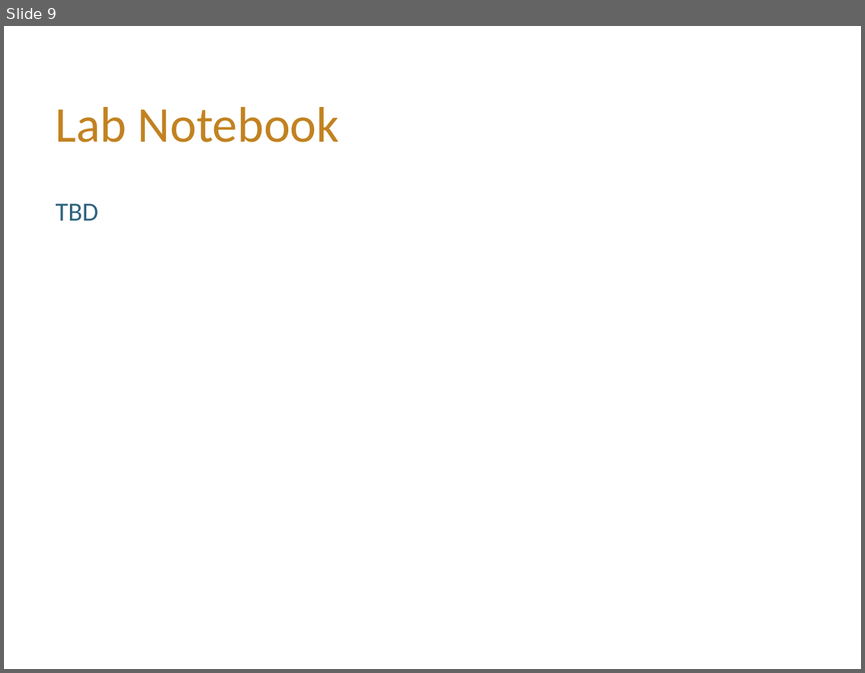
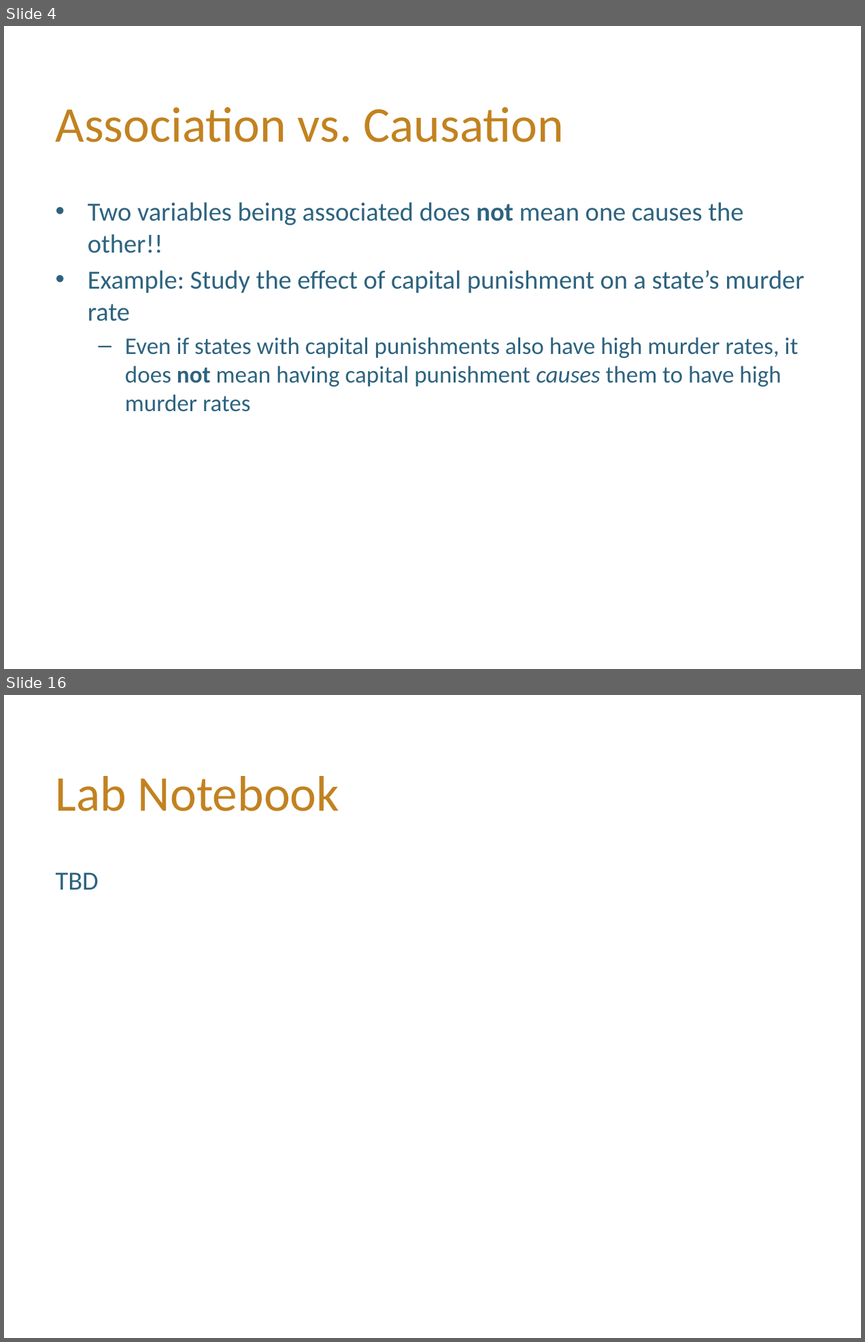
Before and after one commit to hLuo27/teaching, a slide deck: data8/lab2.pptx. Shown one above the other, each under a label of ours: slide 9 before the commit, slides 4 and 16 after it; the slides between them are not shown. The pictures are 865x673 and 865x1342 pixels, drawn with LibreOffice and Linux fonts; fonts in the diff are those of the drawing; background and template pictures are left out. Boxes give left, top, right and bottom in pixels: in the first picture for what was removed or moved away, otherwise in the second. Text is boxed around its words. In the diff, an @@ line names an element or a change of style, - is before the commit and + after.

```diff
--- a/data8/lab2.pptx
+++ b/data8/lab2.pptx
@@ slide 4 added at [4,26,861,669], background #FFFFFF @@
@@ title added at [56,107,564,142], 42 pt, text #C28220 @@
+Association vs. Causation
@@ text added at [88,202,804,412], 20 pt, text #2D637F @@
+• Two variables being associated does not mean one causes the other!!
+• Example: Study the effect of capital punishment on a state’s murder rate
+  – Even if states with capital punishments also have high murder rates, it does not mean having capital punishment causes them to have high murder rates
@@ what was slide 9 is now slide 16 @@
```
Also in this commit, not shown: 2 slides changed, 12 other slides added, 6 slides removed.
